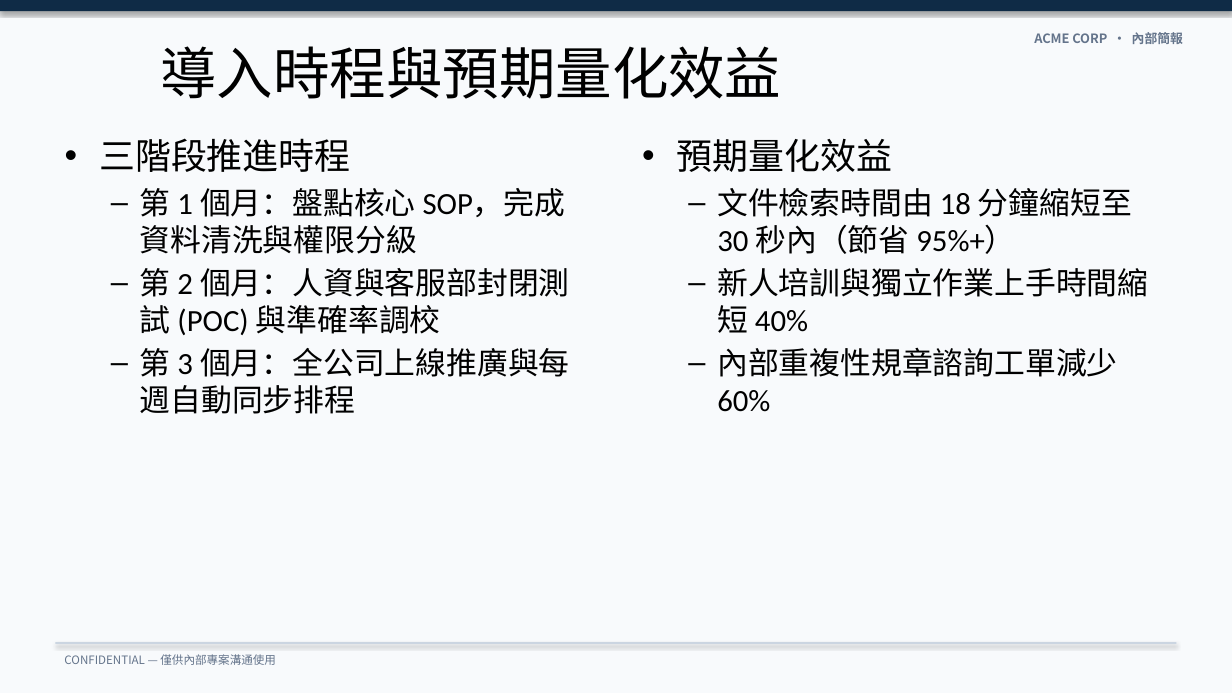
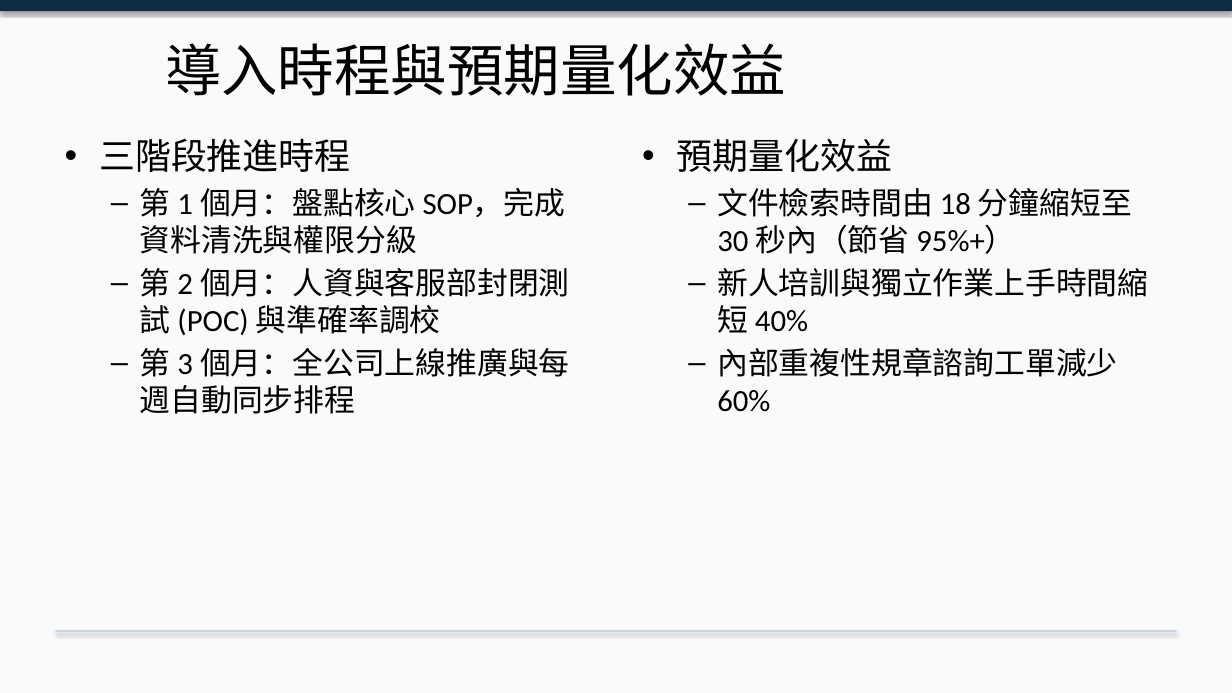
Before and after one commit to roberthsu2003/workflow-productivity, a slide deck: slide 5 of 常見的AI應用/office辦公室應用進階的對齊/pptx/母片大綱動態生成/簡報_母片動態生成示範.pptx. Drawn at 1232x693 pixels with LibreOffice and Linux fonts; fonts in the diff are those of the drawing; background and template pictures are left out. Boxes give left, top, right and bottom in pixels: in the first picture for what was removed or moved away, otherwise in the second. Text is boxed around its words. In the diff, an @@ line names an element or a change of style, - is before the commit and + after.

```diff
--- a/常見的AI應用/office辦公室應用進階的對齊/pptx/母片大綱動態生成/簡報_母片動態生成示範.pptx
+++ b/常見的AI應用/office辦公室應用進階的對齊/pptx/母片大綱動態生成/簡報_母片動態生成示範.pptx
@@ title "導入時程與預期量化效益": place and size @@
-title "導入時程與預期量化效益" at [160,46,781,99]
+title "導入時程與預期量化效益" at [165,43,786,96]
@@ text removed at [1034,32,1183,44] @@
-ACME CORP • 內部簡報
@@ rectangle: place and size @@
-rectangle at [55,642,1177,644]
+rectangle at [55,630,1177,632]
@@ text removed at [64,654,276,665] @@
-CONFIDENTIAL — 僅供內部專案溝通使用
```
Also in this commit, not shown: 5 other slides changed, 2 slides added, 5 other files.
